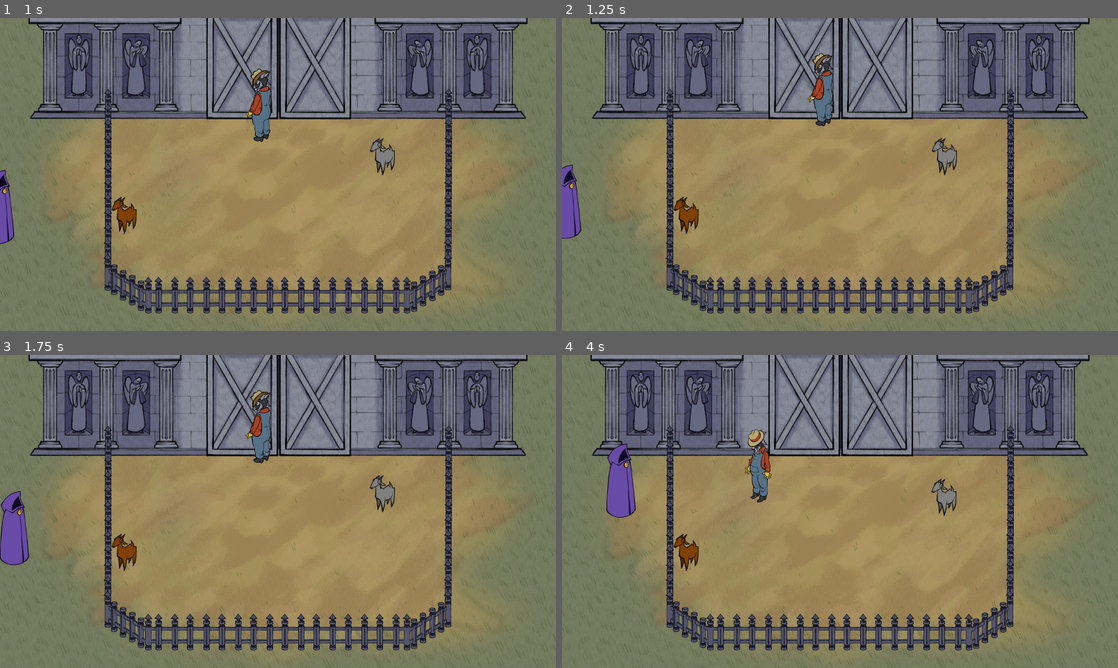
Above: before the commit, frames 1-4 (two rows, left to right).
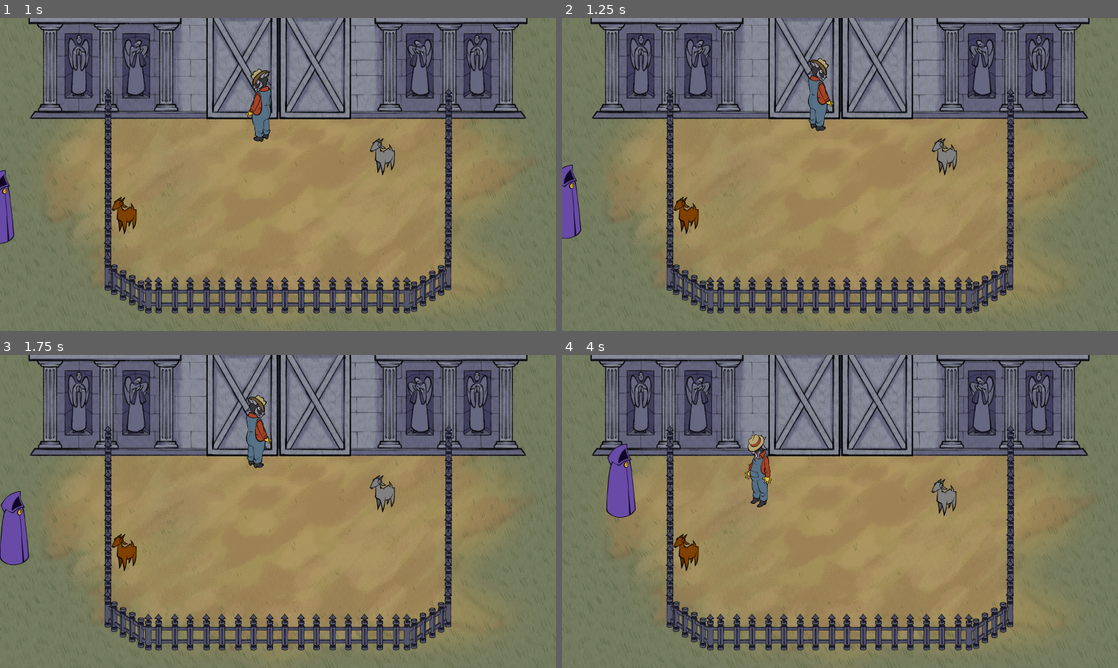
Above: after the commit, the same moments.

Repository: jadicodes/goat-game
Game: Godot game, scene res://farm/farm.tscn
Same seed, same stepped clock (60 frames per second), same inputs: the game is played once before the commit and once after it.
Inputs (mouse positions are in pixels of both pictures, inside the frame that each line leads up to):
- Up to frame 1 (1 s): tap Enter at 0.5 s; move the mouse to (250, 237) at 0.52 s; hold W (move_up) from 0.53 s (still down); hold E (interact) from 0.53 s (still down); click (250, 237) at 0.67 s
- Up to frame 2 (1.25 s): keep holding W (move_up); keep holding E (interact)
- Up to frame 3 (1.75 s): release W (move_up) at 1.25 s; release E (interact) at 1.25 s; drag from (444, 558) to (278, 417) at 1.27 s
- Up to frame 4 (4 s): move the mouse to (673, 464) at 2.02 s; hold A (move_left) 2.03-2.75 s; tap Alt at 2.1 s; drag from (867, 511) to (684, 561) at 2.77 s; move the mouse to (756, 433) at 3.52 s; hold S (move_down) from 3.53 s (still down); hold E (interact) from 3.53 s (still down)

Frame 1 is identical in both runs. In frame 2, 0.8% of the frame differs, in the area x 44-49%, y 11-37%; in frame 3, 0.8%; in frame 4, 0.6%.

Commit message:
Fix fence collision

Diff:
--- a/project/farm/farm.tscn
+++ b/project/farm/farm.tscn
@@ -45,11 +45,13 @@
 [node name="Goat1" parent="Goats" instance=ExtResource("2_qnc1y")]
 y_sort_enabled = true
 position = Vector2(390, 712)
+collision_mask = 10
 _coat_alleles = Vector2i(1, 1)
 
 [node name="Goat2" parent="Goats" instance=ExtResource("2_qnc1y")]
 y_sort_enabled = true
 position = Vector2(1319, 509)
+collision_mask = 10
 _coat_alleles = Vector2i(0, 2)
 
 [node name="Fence" parent="." instance=ExtResource("6_mjpad")]
--- a/project/farm/fence.tscn
+++ b/project/farm/fence.tscn
@@ -13,6 +13,9 @@
 
 [sub_resource type="RectangleShape2D" id="RectangleShape2D_dhmkf"]
 size = Vector2(138.268, 20)
+
+[sub_resource type="RectangleShape2D" id="RectangleShape2D_83sj1"]
+size = Vector2(1183.69, 20)
 
 [node name="Fence" type="StaticBody2D"]
 y_sort_enabled = true
@@ -155,12 +158,11 @@
 rotation = 0.553072
 shape = SubResource("RectangleShape2D_dhmkf")
 
+[node name="CollisionShape2D7" type="CollisionShape2D" parent="."]
+position = Vector2(964.156, 318)
+shape = SubResource("RectangleShape2D_83sj1")
+
 [node name="CollisionShape2D6" type="CollisionShape2D" parent="."]
 position = Vector2(1483.98, 965.69)
 rotation = -0.553269
 shape = SubResource("RectangleShape2D_dhmkf")
-
-[node name="CollisionShape2D4" type="CollisionShape2D" parent="."]
-z_index = -1
-position = Vector2(959.5, 297)
-shape = SubResource("RectangleShape2D_dg0hf")
Not shown: 1 places in project/farm/fence.tscn that only renumber resources
